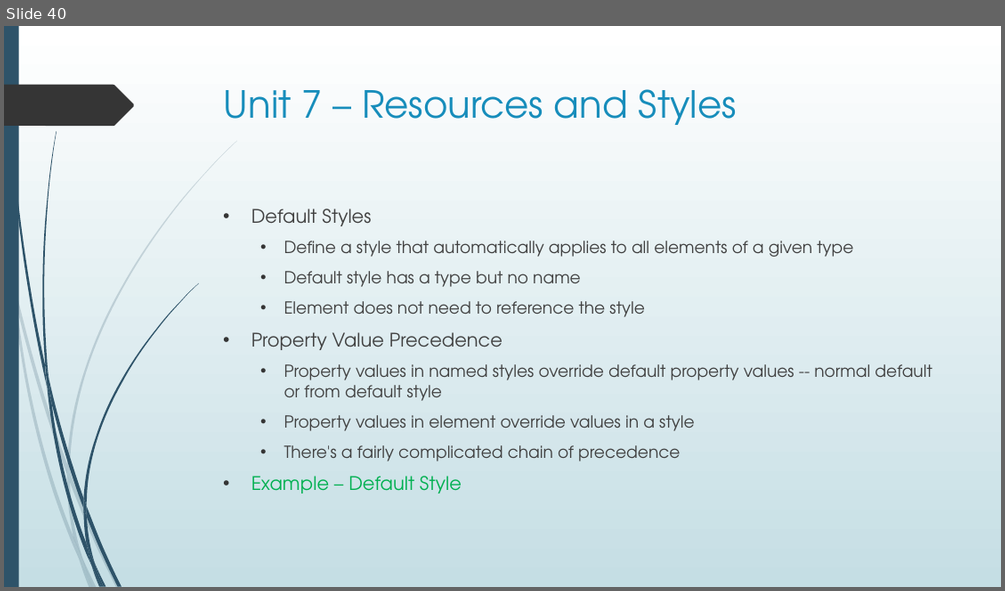
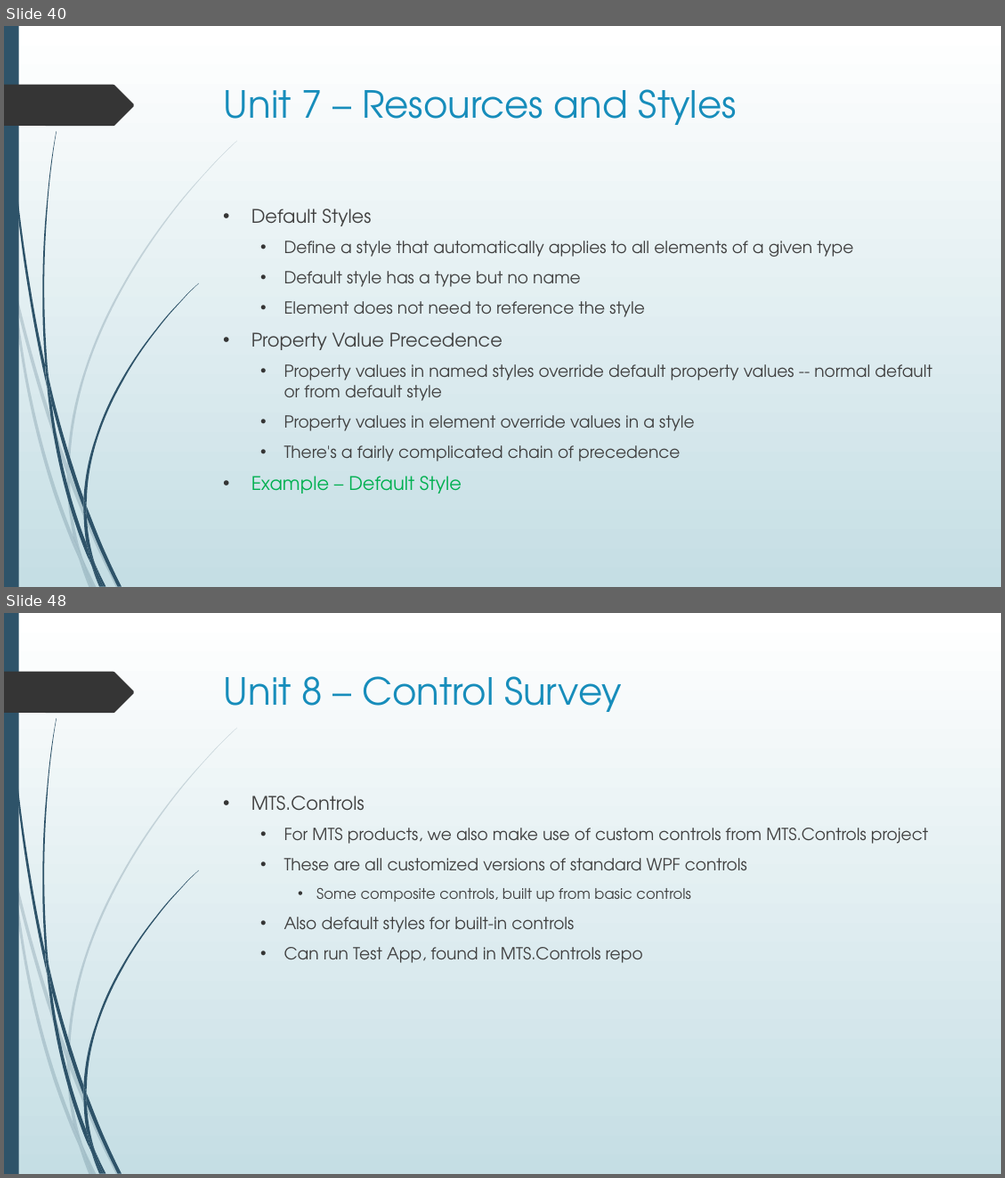
Before and after one commit to seanpsexton/wpf-workshop-solutions, a slide deck: WPF-Workshop-Sexton-Oct2023.pptx. Shown one above the other, each under a label of ours: slide 40 before the commit, slides 40 and 48 after it; the slides between them are not shown. The pictures are 1005x591 and 1005x1178 pixels, drawn with LibreOffice and Linux fonts; fonts in the diff are those of the drawing. Boxes give left, top, right and bottom in pixels: in the first picture for what was removed or moved away, otherwise in the second. Text is boxed around its words. In the diff, an @@ line names an element or a change of style, - is before the commit and + after.

Commit message:
Content thru Unit 8

```diff
--- a/WPF-Workshop-Sexton-Oct2023.pptx
+++ b/WPF-Workshop-Sexton-Oct2023.pptx
@@ slide 48 added at [4,613,1001,1174], background gradient #FFFFFF to #C5DEE5; not listed: 24 template elements that a slide beside it also shows @@
@@ title added at [224,676,621,712], 36 pt, text #178DBB @@
+Unit 8 – Control Survey
@@ text added at [251,795,928,963], 16 pt, text #404040 @@
+• MTS.Controls
+  • For MTS products, we also make use of custom controls from MTS.Controls project
+  • These are all customized versions of standard WPF controls
+    • Some composite controls, built up from basic controls
+  • Also default styles for built-in controls
+  • Can run Test App, found in MTS.Controls repo
```
Also in this commit, not shown: 1 slide changed, 7 other slides added.
